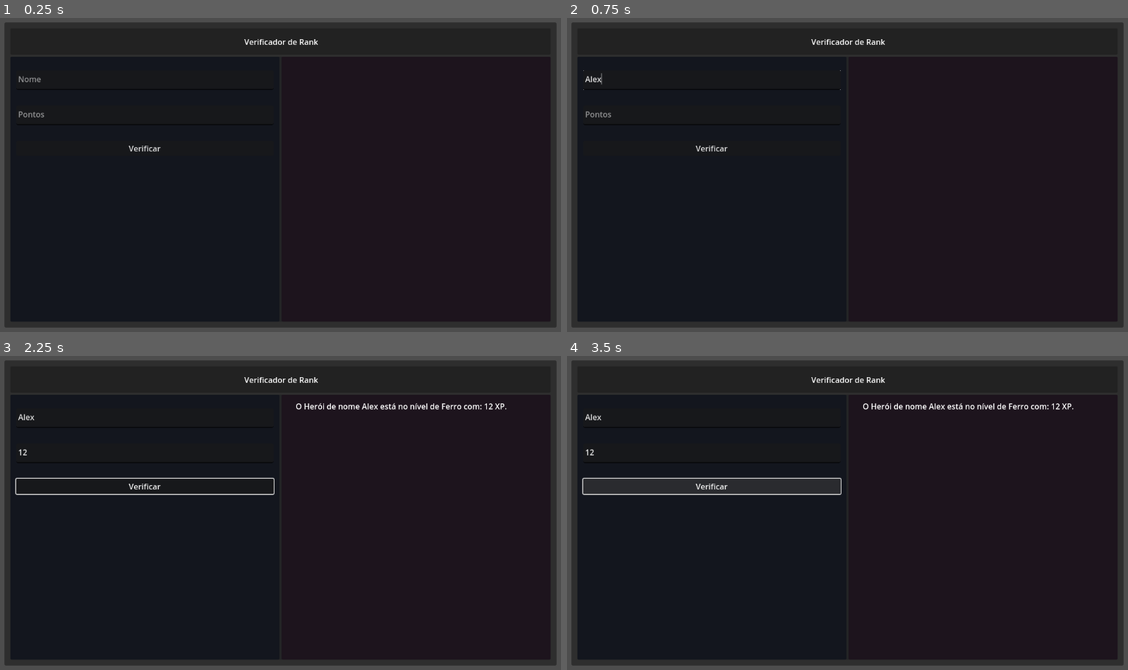
Above: before the commit, frames 1-4 (two rows, left to right).
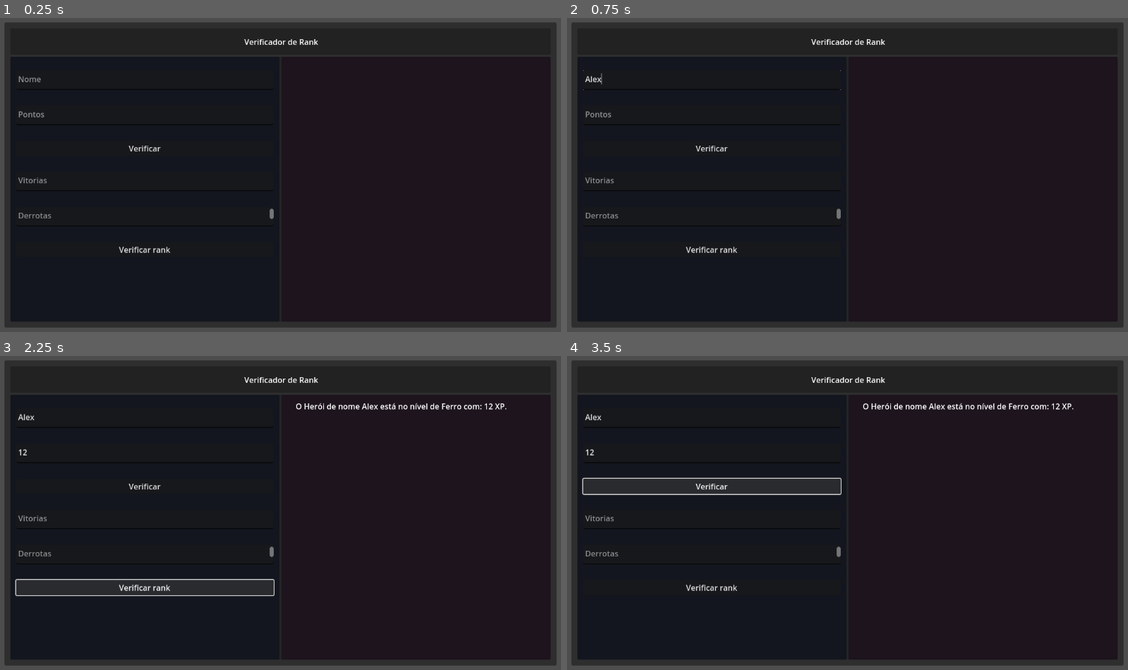
Above: after the commit, the same moments.

Repository: AndreHSLP/DesafioDIO01
Game: Godot game, scene res://verificador.tscn
Same seed, same stepped clock (60 frames per second), same inputs: the game is played once before the commit and once after it. The project has no main scene, so this scene is started directly.
Inputs (mouse positions are in pixels of both pictures, inside the frame that each line leads up to):
- Up to frame 1 (0.25 s): no input
- Up to frame 2 (0.75 s): click (712, 80) at 0.52 s; type "Alex" at 0.6 s
- Up to frame 3 (2.25 s): click (145, 453) at 0.75 s; type "12" at 0.83 s; click "Verificar" at 1.25 s; click (145, 588) at 2 s, where only the run after the commit has a clickable "Verificar rank"
- Up to frame 4 (3.5 s): click "Verificar" at 2.75 s

The runs differ from the first frame. In frame 1, 0.2% of the frame differs, in the area x 3-49%, y 50-75%; in frame 2, 0.2%; in frame 3, 1.1%, in the area x 2-49%, y 38-77%; in frame 4, 0.2%.

Commit message:
Rankeada
Nova parte com segundo desafio

Diff:
--- a/verificador.gd
+++ b/verificador.gd
@@ -8,13 +8,22 @@
 
 var numeros="0123456789"
 
+@onready var vitorias = $MarginContainer/Panel/MarginContainer/VBoxContainer/Panel2/VBoxContainer/Panel/MarginContainer/VBoxContainer/Vitorias
+@onready var derrotas = $MarginContainer/Panel/MarginContainer/VBoxContainer/Panel2/VBoxContainer/Panel/MarginContainer/VBoxContainer/Derrotas
+
+
+@onready var rank_btn = $MarginContainer/Panel/MarginContainer/VBoxContainer/Panel2/VBoxContainer/Panel/MarginContainer/VBoxContainer/RankBtn
+
+
 
 func _ready():
 
 	verifcar.button_up.connect(verificarTudo)
+	rank_btn.button_up.connect(verificarRank)
+
 
 func verificarTudo():
-	var rank="A"
+	var rank=""
 	if nome_input.text.is_empty():
 		return
 	if pontos_input.text.is_empty():
@@ -68,3 +77,73 @@
 		return
 
 	resultado.text="O Herói de nome "+nome_input.text+" está no nível de " + rank + " com: " + pontos_input.text +" XP."
+
+
+
+func verificarRank():
+	var rank:String
+
+
+	if vitorias.text.is_empty():
+		return
+	if derrotas.text.is_empty():
+		return
+
+	for c in derrotas.text:
+		var temNumero=false
+
+		for n in numeros:
+			if n==c:
+				temNumero=true
+				break
+
+		if !temNumero:
+			resultado.text="Numero Invalido"
+			return
+
+
+
+	for c in vitorias.text:
+		var temNumero=false
+
+		for n in numeros:
+			if n==c:
+				temNumero=true
+				break
+
+		if !temNumero:
+			resultado.text="Numero Invalido"
+			return
+
+	var vitoriasInt=vitorias.text.to_int()
+	var derrotasInt=derrotas.text.to_int()
+
+	var saldo=vitoriasInt-derrotasInt
+
+#Se vitórias for menor do que 10 = Ferro
+#Se vitórias for entre 11 e 20 = Bronze
+#Se vitórias for entre 21 e 50 = Prata
+#Se vitórias for entre 51 e 80 = Ouro
+#Se vitórias for entre 81 e 90 = Diamante
+#Se vitórias for entre 91 e 100= Lendário
+#Se vitórias for maior ou igual a 101 = Imortal
+
+
+	if vitoriasInt<=10:
+		rank="Ferro"
+	elif vitoriasInt<=20:
+		rank="Bronze"
+	elif vitoriasInt<=50:
+		rank="Prata"
+	elif vitoriasInt<=80:
+		rank="Ouro"
+	elif vitoriasInt<=90:
+		rank="Diamante"
+	elif vitoriasInt<=100:
+		rank="Lendário"
+	elif vitoriasInt>100:
+		rank="Imortal"
+
+	resultado.text="O Herói tem de saldo de "+str(saldo)+" está no nível de " + rank
+
+	pass
--- a/verificador.tscn
+++ b/verificador.tscn
@@ -121,6 +121,35 @@
 text = "Verificar
 "
 
+[node name="Control4" type="Control" parent="MarginContainer/Panel/MarginContainer/VBoxContainer/Panel2/VBoxContainer/Panel/MarginContainer/VBoxContainer"]
+custom_minimum_size = Vector2(0, 24.445)
+layout_mode = 2
+
+[node name="Vitorias" type="TextEdit" parent="MarginContainer/Panel/MarginContainer/VBoxContainer/Panel2/VBoxContainer/Panel/MarginContainer/VBoxContainer"]
+custom_minimum_size = Vector2(0, 40)
+layout_mode = 2
+placeholder_text = "Vitorias
+"
+
+[node name="Control5" type="Control" parent="MarginContainer/Panel/MarginContainer/VBoxContainer/Panel2/VBoxContainer/Panel/MarginContainer/VBoxContainer"]
+custom_minimum_size = Vector2(0, 24.445)
+layout_mode = 2
+
+[node name="Derrotas" type="TextEdit" parent="MarginContainer/Panel/MarginContainer/VBoxContainer/Panel2/VBoxContainer/Panel/MarginContainer/VBoxContainer"]
+custom_minimum_size = Vector2(0, 40)
+layout_mode = 2
+placeholder_text = "Derrotas
+
+"
+
+[node name="Control6" type="Control" parent="MarginContainer/Panel/MarginContainer/VBoxContainer/Panel2/VBoxContainer/Panel/MarginContainer/VBoxContainer"]
+custom_minimum_size = Vector2(0, 24.445)
+layout_mode = 2
+
+[node name="RankBtn" type="Button" parent="MarginContainer/Panel/MarginContainer/VBoxContainer/Panel2/VBoxContainer/Panel/MarginContainer/VBoxContainer"]
+layout_mode = 2
+text = "Verificar rank"
+
 [node name="Panel2" type="Panel" parent="MarginContainer/Panel/MarginContainer/VBoxContainer/Panel2/VBoxContainer"]
 self_modulate = Color(1, 0.368627, 0.917647, 1)
 layout_mode = 2
